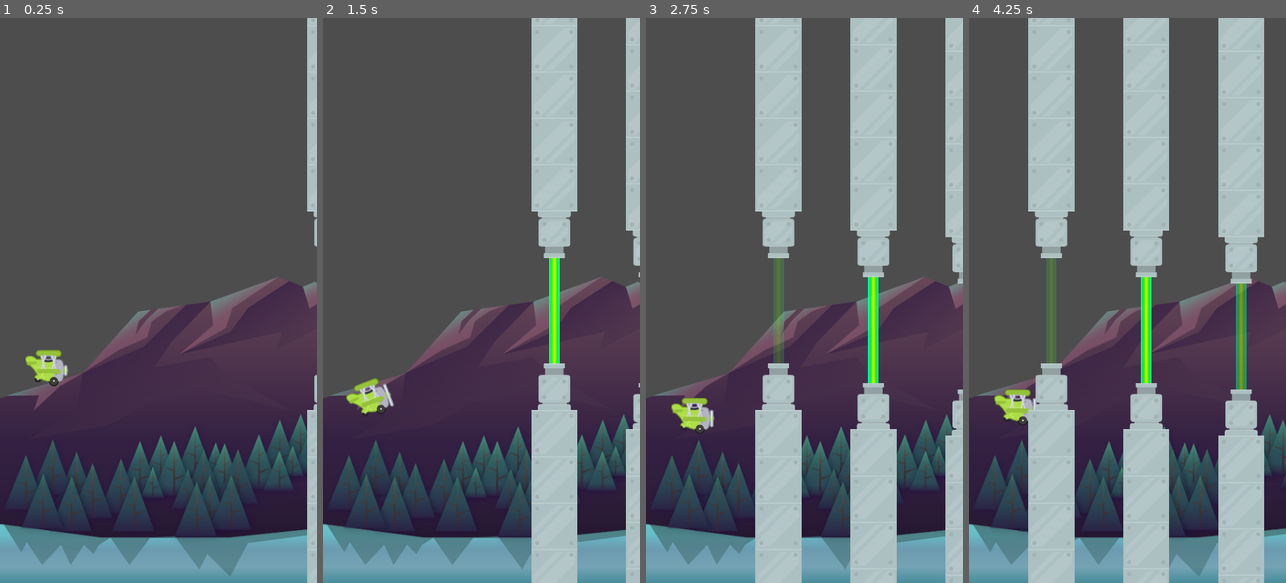
Above: before the commit, frames 1-4 (left to right).
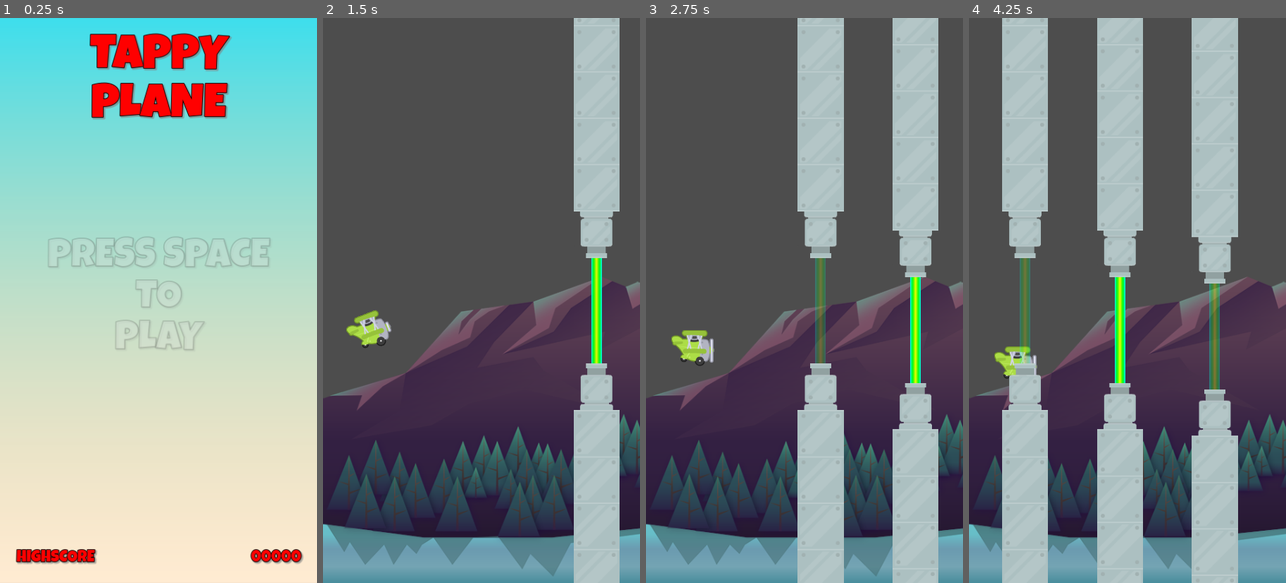
Above: after the commit, the same moments.

Repository: jaerrib/learning-godot
Game: Godot game, scene res://scenes/main/main.tscn
Two runs of this game, one before a commit and one after it. Both use one fixed random seed, a clock stepped at 60 frames per second and the inputs below. Before the commit the project starts from res://scenes/game/game.tscn.
Inputs:
- Up to frame 1 (0.25 s): no input
- Up to frame 2 (1.5 s): tap Space (fly) at 0.5, 0.6, 1.35 s
- Up to frame 3 (2.75 s): tap Space (fly) at 2.1 s
- Up to frame 4 (4.25 s): tap Space (fly) at 2.85, 3.6 s

The runs differ from the first frame. In frame 1, 100% of the frame differs, in the area x 0-100%, y 0-100%; in frame 2, 26%; in frame 3, 48%; in frame 4, 44%.

Commit message:
Add game start scene transition

Diff:
--- a/tappy-plane/project.godot
+++ b/tappy-plane/project.godot
@@ -11,7 +11,7 @@
 [application]
 
 config/name="Tappy Plane"
-run/main_scene="res://scenes/game/game.tscn"
+run/main_scene="res://scenes/main/main.tscn"
 config/features=PackedStringArray("4.3", "Mobile")
 config/icon="res://icon.svg"
 
--- a/tappy-plane/scenes/game/game.gd
+++ b/tappy-plane/scenes/game/game.gd
@@ -1,7 +1,7 @@
 extends Node2D
 
 
-const PIPES = preload("res://scenes/pipes/pipes.tscn")
+const PIPES: PackedScene = preload("res://scenes/pipes/pipes.tscn")
 
 
 @onready var spawn_u: Marker2D = $SpawnU
--- /dev/null
+++ b/tappy-plane/scenes/main/main.gd
@@ -0,0 +1,12 @@
+extends Control
+
+
+# Called when the node enters the scene tree for the first time.
+func _ready() -> void:
+	pass # Replace with function body.
+
+
+# Called every frame. 'delta' is the elapsed time since the previous frame.
+func _process(delta: float) -> void:
+	if Input.is_action_just_pressed("fly"):
+		GameManager.load_game_scene()
--- a/tappy-plane/scenes/main/main.tscn
+++ b/tappy-plane/scenes/main/main.tscn
@@ -1,5 +1,6 @@
-[gd_scene load_steps=9 format=3 uid="uid://vw7tf3ah146r"]
+[gd_scene load_steps=10 format=3 uid="uid://vw7tf3ah146r"]
 
+[ext_resource type="Script" path="res://scenes/main/main.gd" id="1_8iej3"]
 [ext_resource type="Texture2D" uid="uid://byvrhajmidqw7" path="res://assets/background/sky.png" id="1_s7vd3"]
 [ext_resource type="LabelSettings" uid="uid://davmw5sv08x03" path="res://assets/LG_red_72.tres" id="2_g52ja"]
 [ext_resource type="LabelSettings" uid="uid://cva8brjbd71xi" path="res://assets/LG_white_60.tres" id="4_by0ue"]
@@ -52,6 +53,7 @@
 anchor_bottom = 1.0
 grow_horizontal = 2
 grow_vertical = 2
+script = ExtResource("1_8iej3")
 
 [node name="TextureRect" type="TextureRect" parent="."]
 layout_mode = 1
--- a/tappy-plane/scenes/pipes/pipes.tscn
+++ b/tappy-plane/scenes/pipes/pipes.tscn
@@ -26,6 +26,7 @@
 [node name="ScoreSound" type="AudioStreamPlayer2D" parent="."]
 position = Vector2(45, 0)
 stream = ExtResource("3_upijq")
+volume_db = -6.5
 
 [connection signal="body_entered" from="Upper" to="." method="_on_pipe_body_entered"]
 [connection signal="body_entered" from="Lower" to="." method="_on_pipe_body_entered"]
--- a/tappy-plane/singletons/game_manager.gd
+++ b/tappy-plane/singletons/game_manager.gd
@@ -1,4 +1,12 @@
 extends Node
+
+
+const GAME: PackedScene = preload("res://scenes/game/game.tscn")
+
 
 const SCROLL_SPEED: float = 120.0
 const GROUP_PLANE: String = "Plane"
+
+
+func load_game_scene() -> void:
+	get_tree().change_scene_to_packed(GAME)
